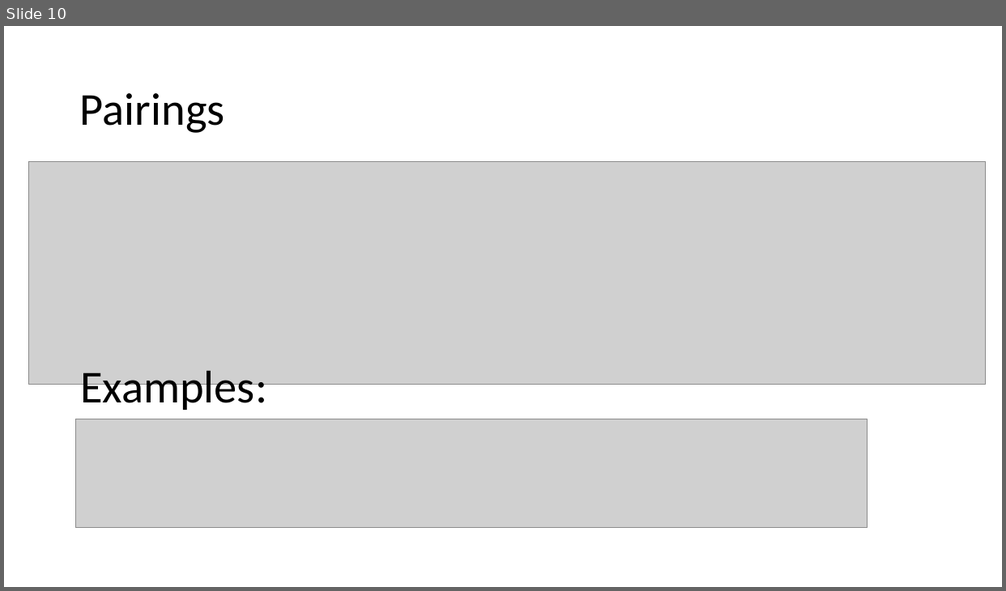
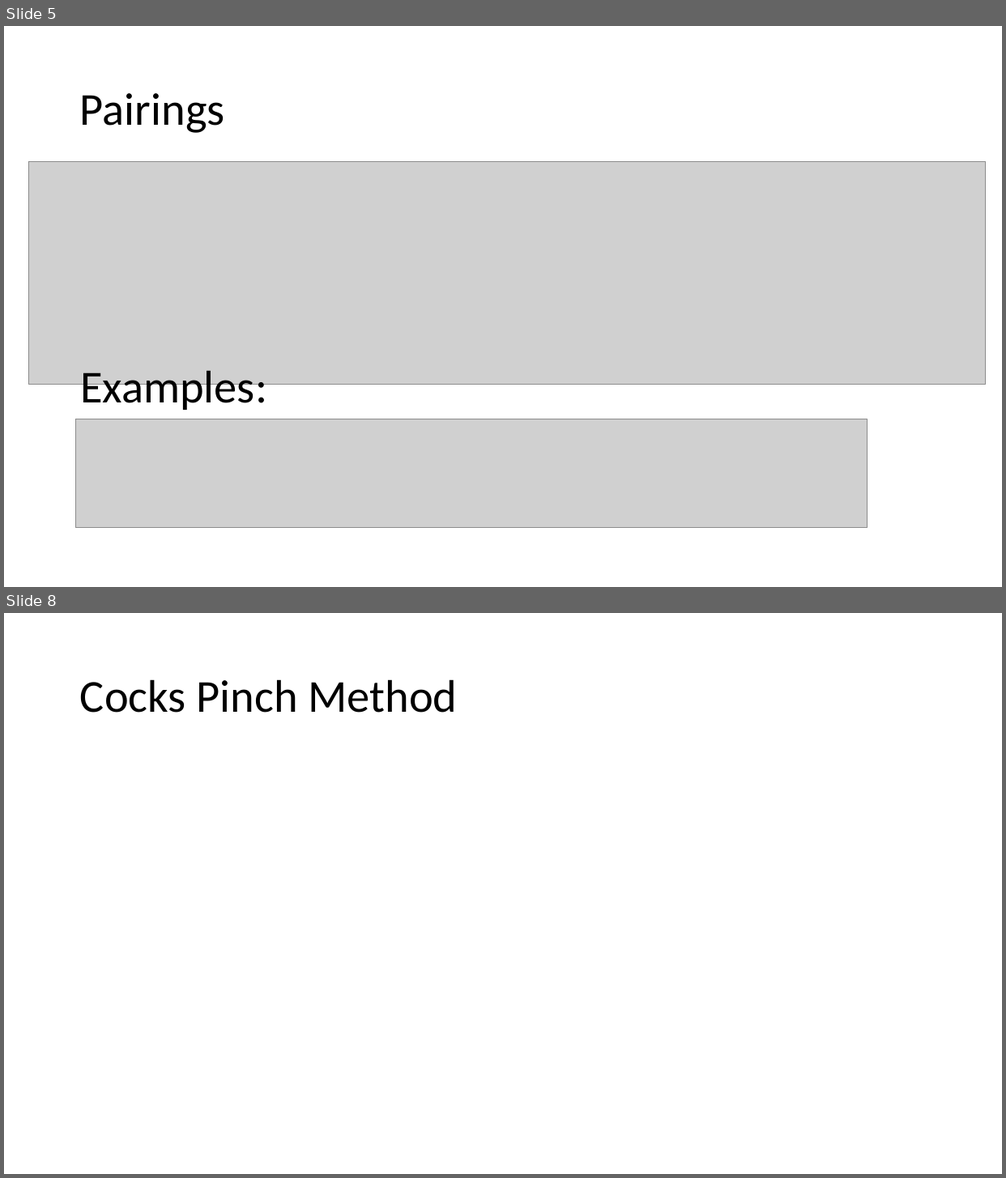
Before and after one commit to Srizzle/CS276-Project-Writeup, a slide deck: Presentation.ppt.pptx. Shown one above the other, each under a label of ours: slide 10 before the commit, slides 5 and 8 after it; the slides between them are not shown. The pictures are 1006x591 and 1006x1178 pixels, drawn with LibreOffice and Linux fonts; fonts in the diff are those of the drawing; grey boxes stand for pictures. Boxes give left, top, right and bottom in pixels: in the first picture for what was removed or moved away, otherwise in the second. Text is boxed around its words. In the diff, an @@ line names an element or a change of style, - is before the commit and + after.

```diff
--- a/Presentation.ppt.pptx
+++ b/Presentation.ppt.pptx
@@ slide 8 added at <box>4,613,1002,1174</box>, background #FFFFFF @@
@@ title added at <box>80,679,458,713</box>, 44 pt, text #000000 @@
+Cocks Pinch Method
@@ what was slide 10 is now slide 5 @@
```
Also in this commit, not shown: 1 slide changed, 2 other slides added, 6 slides removed, 8 other files.
